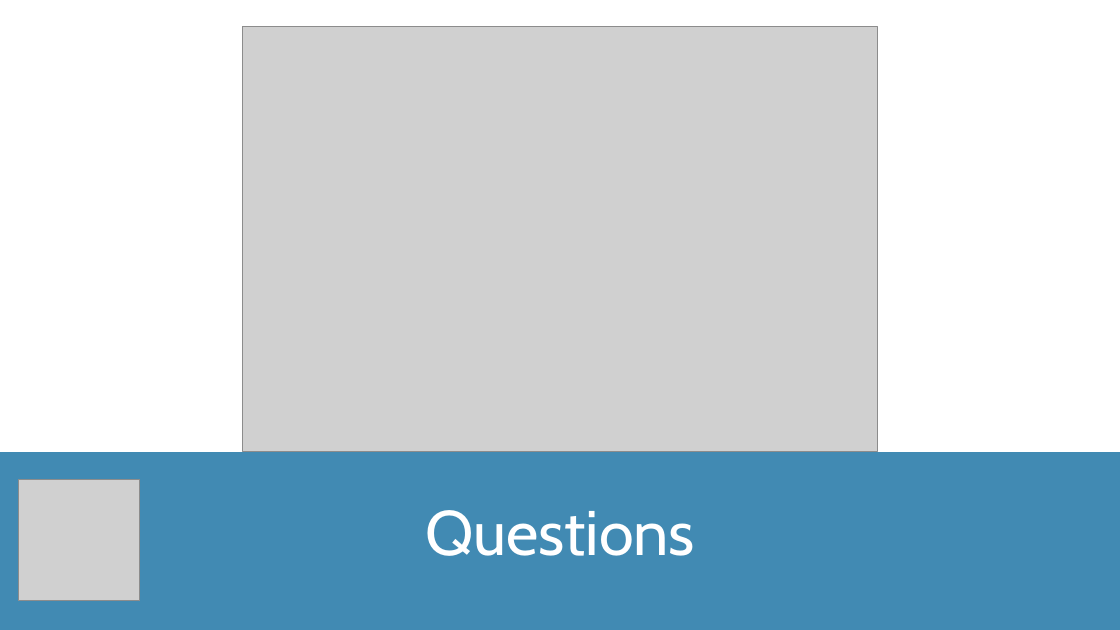
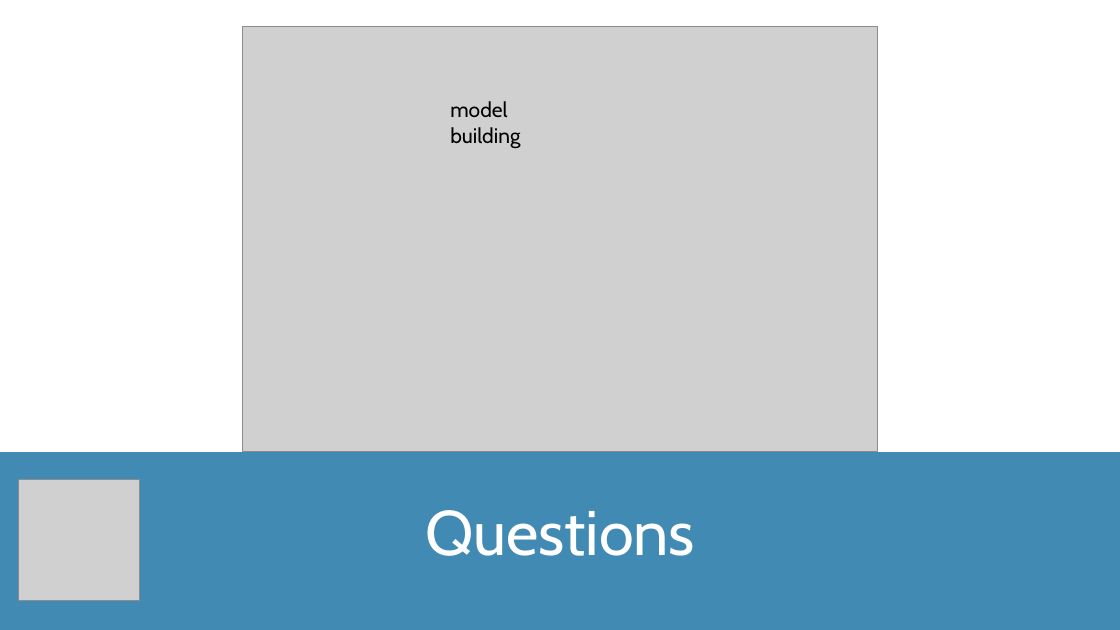
Before and after one commit to TomW49/final_proj_cc, a slide deck: slide 15 of documentation/loan_defaults_presentation.pptx (slide 16 before the commit). Drawn at 1120x630 pixels with LibreOffice and Linux fonts; fonts in the diff are those of the drawing; grey boxes stand for pictures. Boxes give left, top, right and bottom in pixels: in the first picture for what was removed or moved away, otherwise in the second. Text is boxed around its words. In the diff, an @@ line names an element or a change of style, - is before the commit and + after.

```diff
--- a/documentation/loan_defaults_presentation.pptx
+++ b/documentation/loan_defaults_presentation.pptx
@@ text added at [450,101,520,149], 18 pt, text #000000 @@
+model building
```
Also in this commit, not shown: 6 other slides changed, 4 slides added, 5 slides removed.
